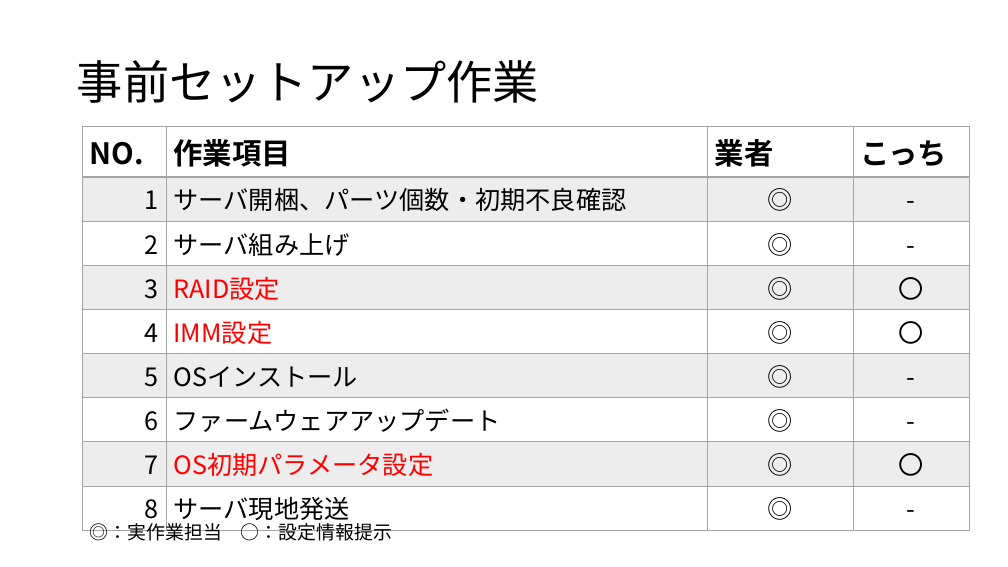
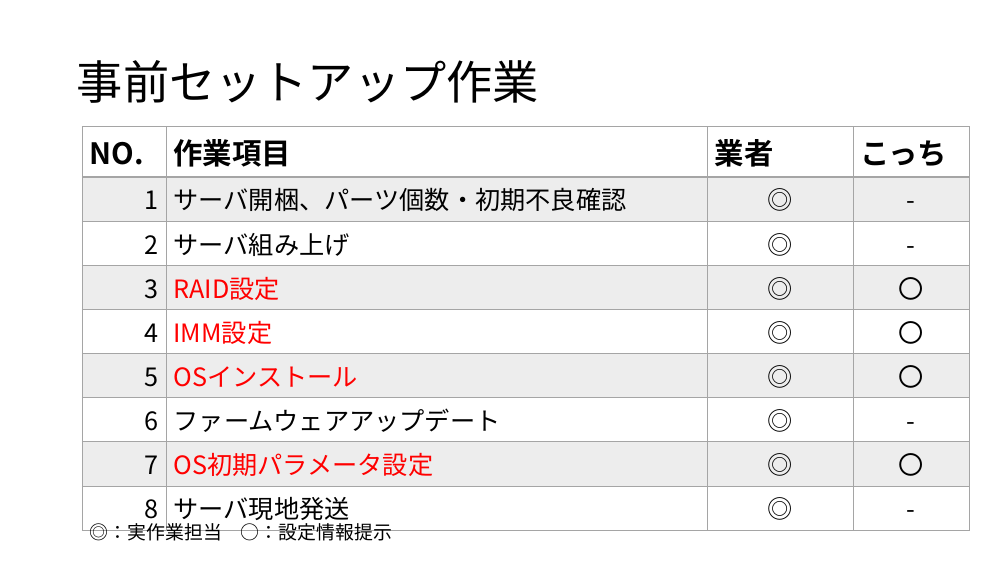
Before and after one commit to satoki-shiro/Sharing, a slide deck: slide 2 of ServerKitting.pptx. Drawn at 1008x567 pixels with LibreOffice and Linux fonts; fonts in the diff are those of the drawing. Boxes give left, top, right and bottom in pixels: in the first picture for what was removed or moved away, otherwise in the second. Text is boxed around its words. In the diff, an @@ line names an element or a change of style, - is before the commit and + after.

```diff
--- a/ServerKitting.pptx
+++ b/ServerKitting.pptx
@@ table at bbox=[82, 127, 970, 530] @@
-row 6, column 4: -
+row 6, column 4: 〇
@@ text colour #000000 to #FF0000 in "OSインストール" @@
```
Also in this commit, not shown: 1 other slide changed, 3 slides added.
